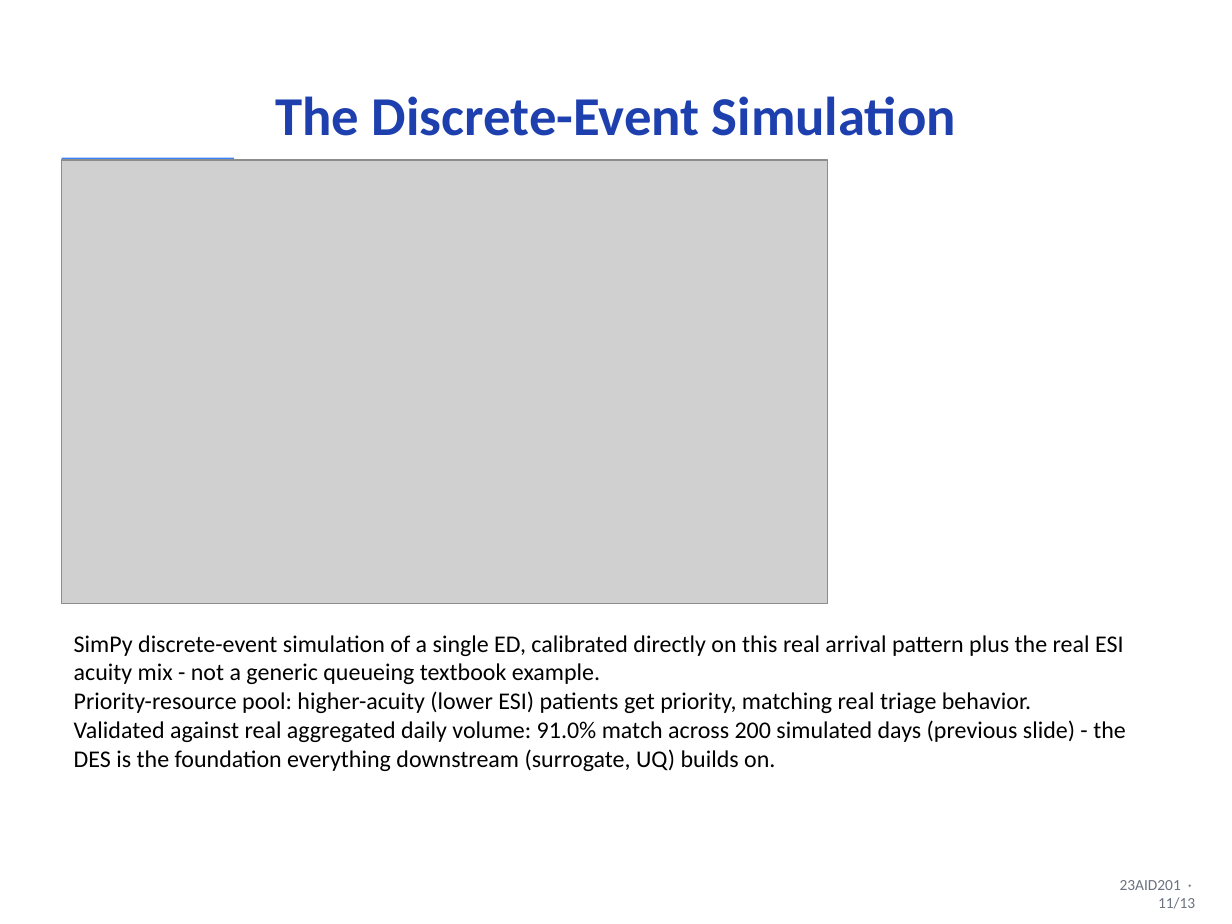
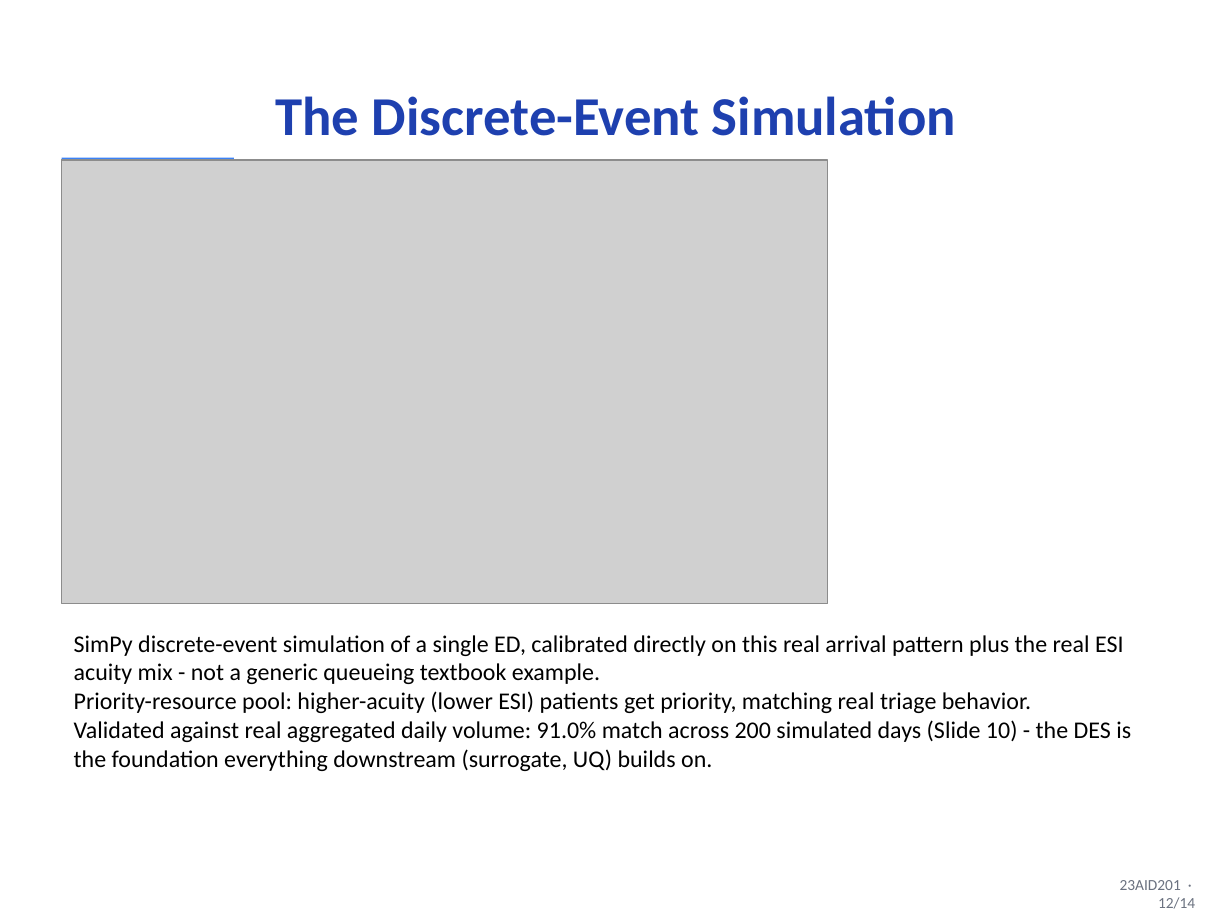
Before and after one commit to DUNE-ODYSSEY/Mondrian-Conformal-Prediction-On-Discrete-Event-Simulation, a slide deck: slide 12 of slides/mid_sem_presentation.pptx (slide 11 before the commit). Drawn at 1232x924 pixels with LibreOffice and Linux fonts; fonts in the diff are those of the drawing; grey boxes stand for pictures. Boxes give left, top, right and bottom in pixels: in the first picture for what was removed or moved away, otherwise in the second. Text is boxed around its words. In the diff, an @@ line names an element or a change of style, - is before the commit and + after.

```diff
--- a/slides/mid_sem_presentation.pptx
+++ b/slides/mid_sem_presentation.pptx
@@ text at (74,720,1131,771): text changed @@
-Validated against real aggregated daily volume: 91.0% match across 200 simulated days (previous slide) - the DES is the foundation everything downstream (surrogate, UQ) builds on.
+Validated against real aggregated daily volume: 91.0% match across 200 simulated days (Slide 10) - the DES is the foundation everything downstream (surrogate, UQ) builds on.
@@ text at (1120,880,1195,909): text changed @@
-23AID201 · 11/13
+23AID201 · 12/14
```
Also in this commit, not shown: 11 other slides changed, 1 slide added, 1 other file.
